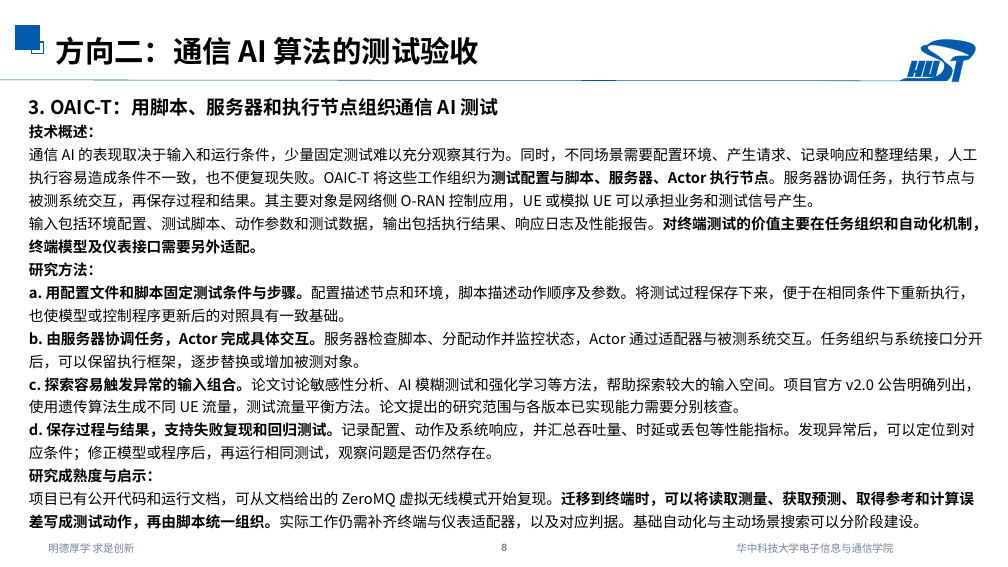
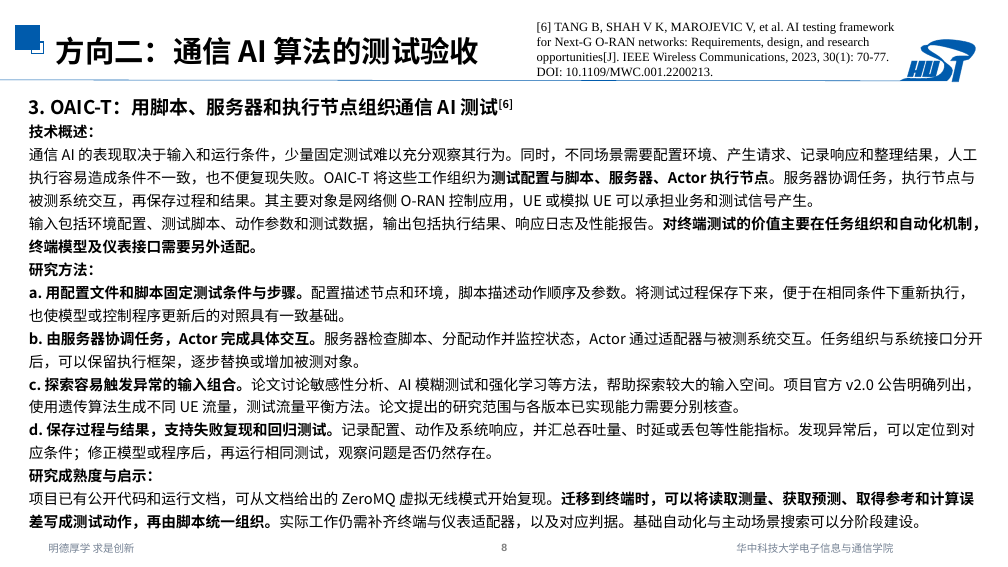
Before and after one commit to strings-pixel/self, a slide deck: slide 8 of 2026.10.10AI与通信融合研究进展调研三.pptx. Drawn at 1008x567 pixels with LibreOffice and Linux fonts; fonts in the diff are those of the drawing. Boxes give left, top, right and bottom in pixels: in the first picture for what was removed or moved away, otherwise in the second. Text is boxed around its words. In the diff, an @@ line names an element or a change of style, - is before the commit and + after.

```diff
--- a/2026.10.10AI与通信融合研究进展调研三.pptx
+++ b/2026.10.10AI与通信融合研究进展调研三.pptx
@@ text added at (537,22,894,76), 12 pt, text #000000 @@
+[6] TANG B, SHAH V K, MAROJEVIC V, et al. AI testing framework for Next-G O-RAN networks: Requirements, design, and research opportunities[J]. IEEE Wireless Communications, 2023, 30(1): 70-77. DOI: 10.1109/MWC.001.2200213.
@@ text at (29,98,513,116): text changed @@
-3. OAIC-T：用脚本、服务器和执行节点组织通信 AI 测试
+3. OAIC-T：用脚本、服务器和执行节点组织通信 AI 测试[6]
```
Also in this commit, not shown: 6 other slides changed, 1 other file.
